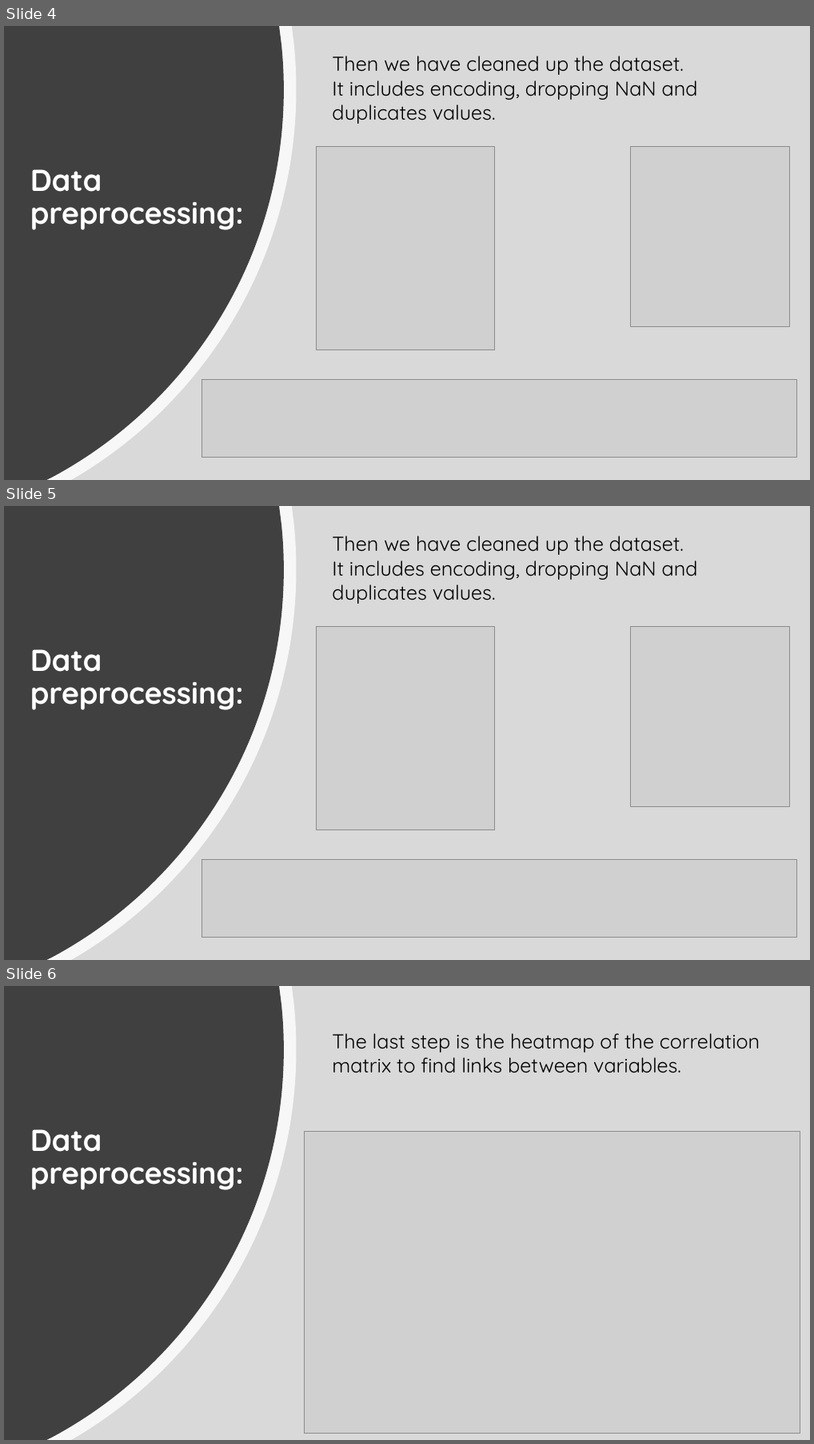
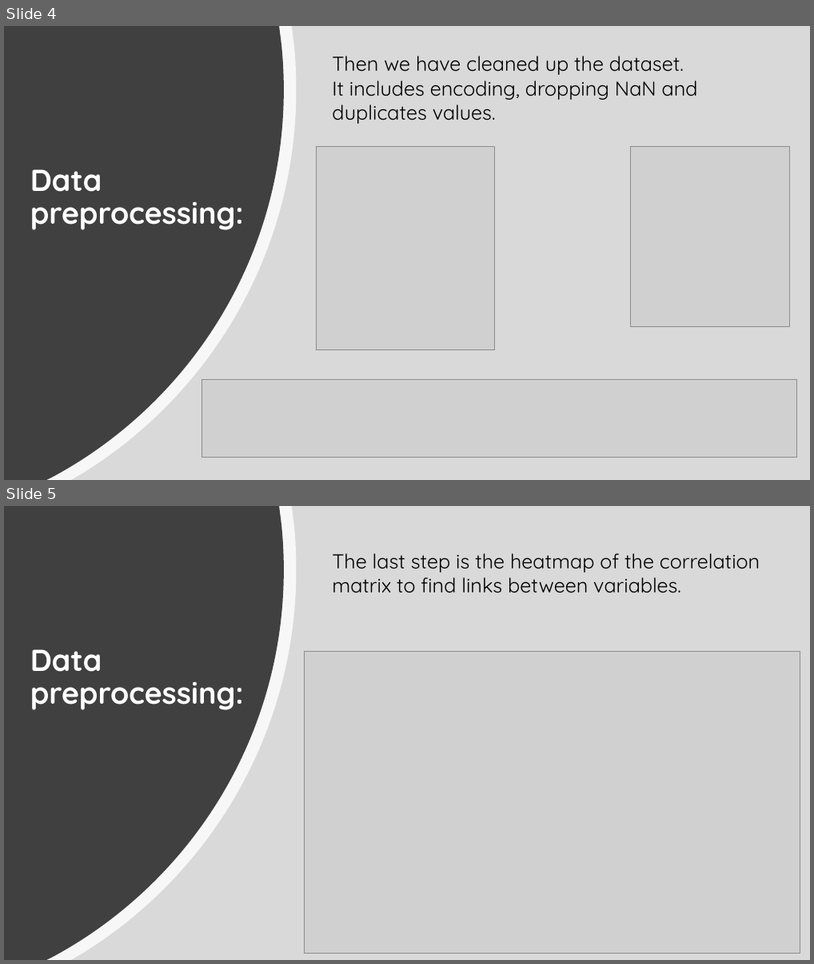
Before and after one commit to Const679/Python-Diabete, a slide deck: Readmission of the Diabetics patients.pptx. Shown one above the other, each under a label of ours: slides 4, 5 and 6 before the commit, slides 4 and 5 after it. The pictures are 814x1444 and 814x964 pixels, drawn with LibreOffice and Linux fonts; fonts in the diff are those of the drawing; grey boxes stand for pictures. Boxes give left, top, right and bottom in pixels: in the first picture for what was removed or moved away, otherwise in the second. Text is boxed around its words. In the diff, an @@ line names an element or a change of style, - is before the commit and + after.

```diff
--- a/Readmission of the Diabetics patients.pptx
+++ b/Readmission of the Diabetics patients.pptx
@@ slide 5 removed at (4,506,810,960), background #FFFFFF @@
@@ rectangle removed at (4,506,810,960) @@
@@ freeform shape removed at (4,506,297,960) @@
@@ freeform shape removed at (4,506,284,960) @@
@@ text removed at (332,536,698,604) @@
-Then we have cleaned up the dataset.
-It includes encoding, dropping NaN and duplicates values.
@@ title removed at (30,649,244,710) @@
-Data preprocessing:
@@ picture removed at (317,626,494,830) @@
@@ picture removed at (630,626,790,806) @@
@@ picture removed at (202,860,797,937) @@
@@ what was slide 6 is now slide 5 @@
```
Also in this commit, not shown: 4 slides changed, 1 slide added.
